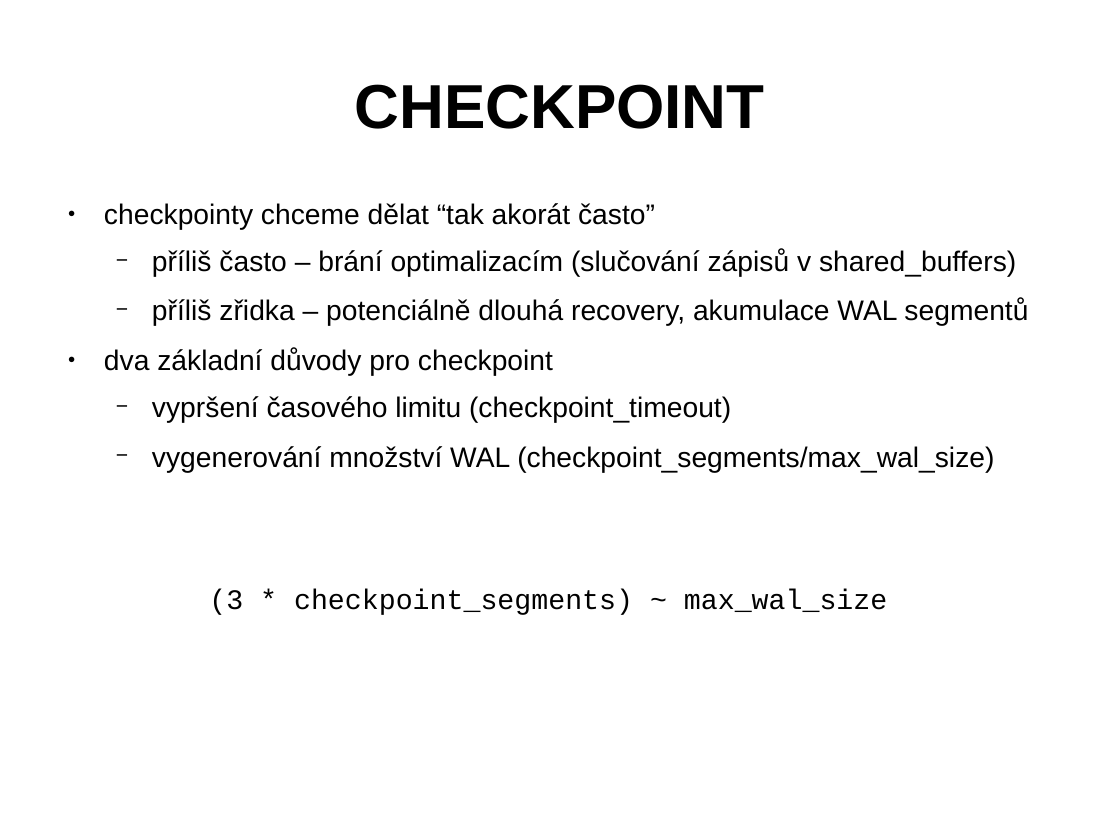
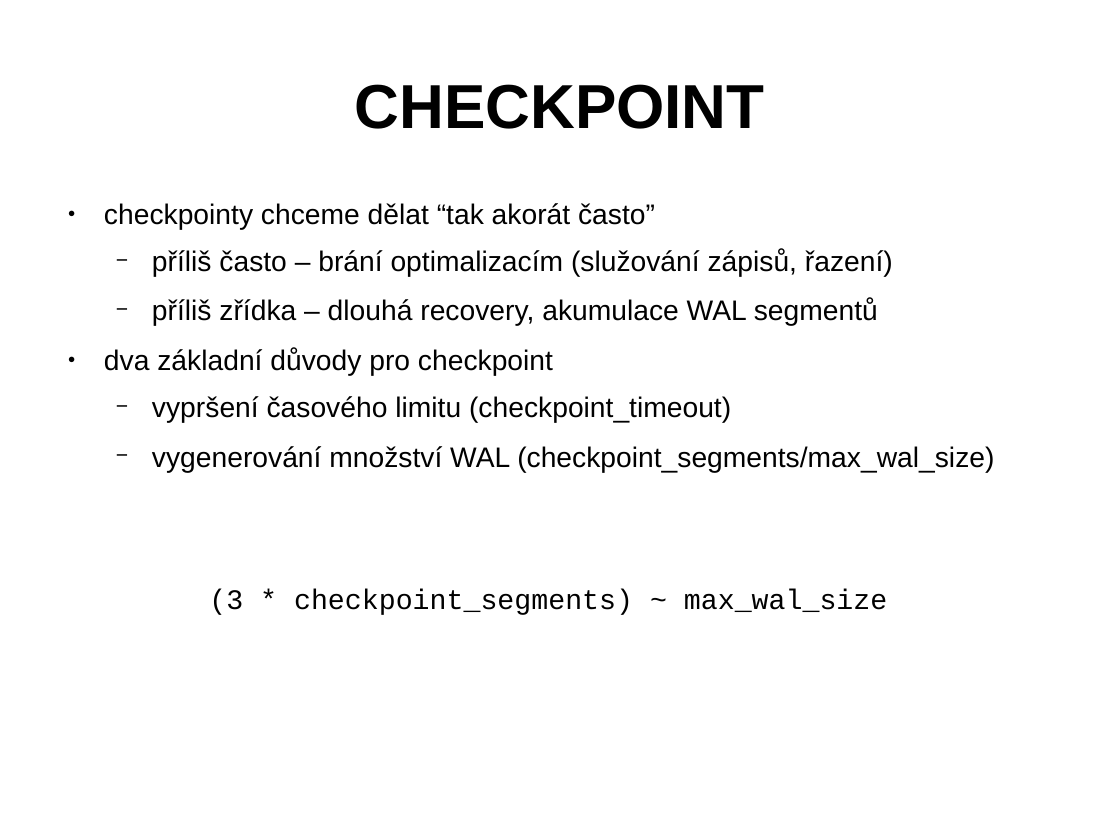
Before and after one commit to tvondra/perf_tuning_training, a slide deck: slide 19 of perf-tuning-training.odp (slide 21 before the commit). Drawn at 1120x840 pixels with LibreOffice and Linux fonts; fonts in the diff are those of the drawing. Boxes give left, top, right and bottom in pixels: in the first picture for what was removed or moved away, otherwise in the second. Text is boxed around its words. In the diff, an @@ line names an element or a change of style, - is before the commit and + after.

```diff
--- a/perf-tuning-training.odp
+++ b/perf-tuning-training.odp
@@ text at (152, 249, 893, 326): text changed @@
-  − příliš často – brání optimalizacím (slučování zápisů v shared_buffers)
-  − příliš zřidka – potenciálně dlouhá recovery, akumulace WAL segmentů
+  − příliš často – brání optimalizacím (služování zápisů, řazení)
+  − příliš zřídka – dlouhá recovery, akumulace WAL segmentů
```
Also in this commit, not shown: 9 other slides changed, 2 slides removed, 1 other file.
